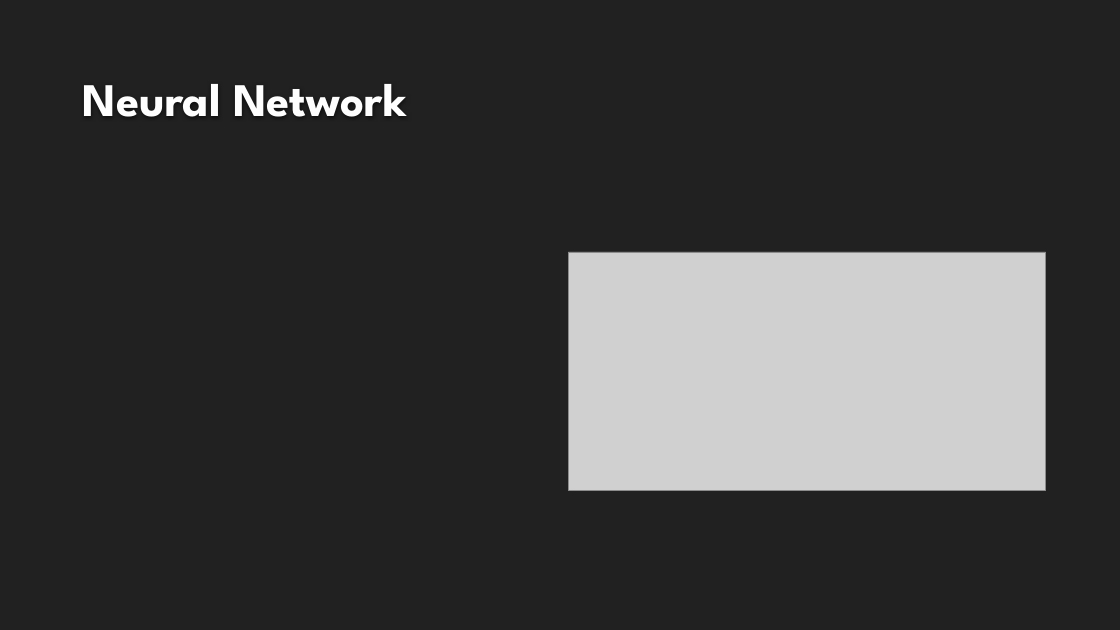
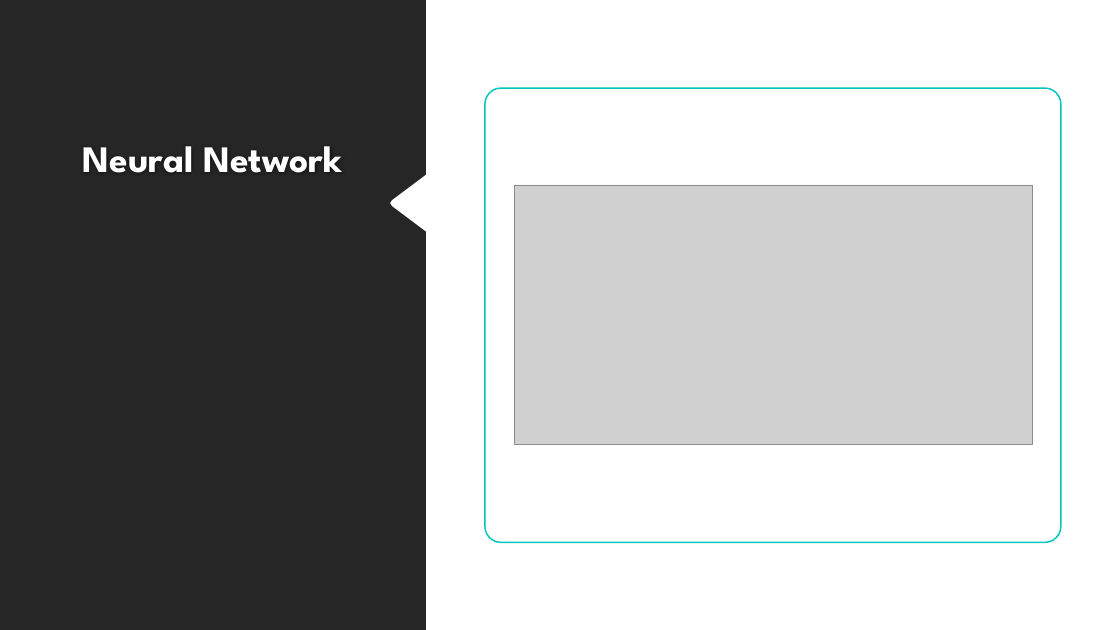
Before and after one commit to Sal-r/Credit-Card-Fraud, a slide deck: slide 8 of Credit_Card_Fraud_Presentation.pptx. Drawn at 1120x630 pixels with LibreOffice and Linux fonts; fonts in the diff are those of the drawing; grey boxes stand for pictures; background and template pictures are left out. Boxes give left, top, right and bottom in pixels: in the first picture for what was removed or moved away, otherwise in the second. Text is boxed around its words. In the diff, an @@ line names an element or a change of style, - is before the commit and + after.

```diff
--- a/Credit_Card_Fraud_Presentation.pptx
+++ b/Credit_Card_Fraud_Presentation.pptx
@@ background #212121 to #FFFFFF @@
@@ freeform shape added at bbox=[0, 0, 426, 630], fill #262626 @@
@@ title "Neural Network" at bbox=[83, 146, 342, 173]: size 40 to 32 pt @@
@@ rounded rectangle added at bbox=[485, 88, 1061, 543], fill #FFFFFF, outline #00C6BB 1.25 pt @@
@@ picture: place and size @@
-picture at bbox=[569, 252, 1046, 491]
+picture at bbox=[515, 185, 1033, 444]
```
Also in this commit, not shown: 4 other slides changed.
